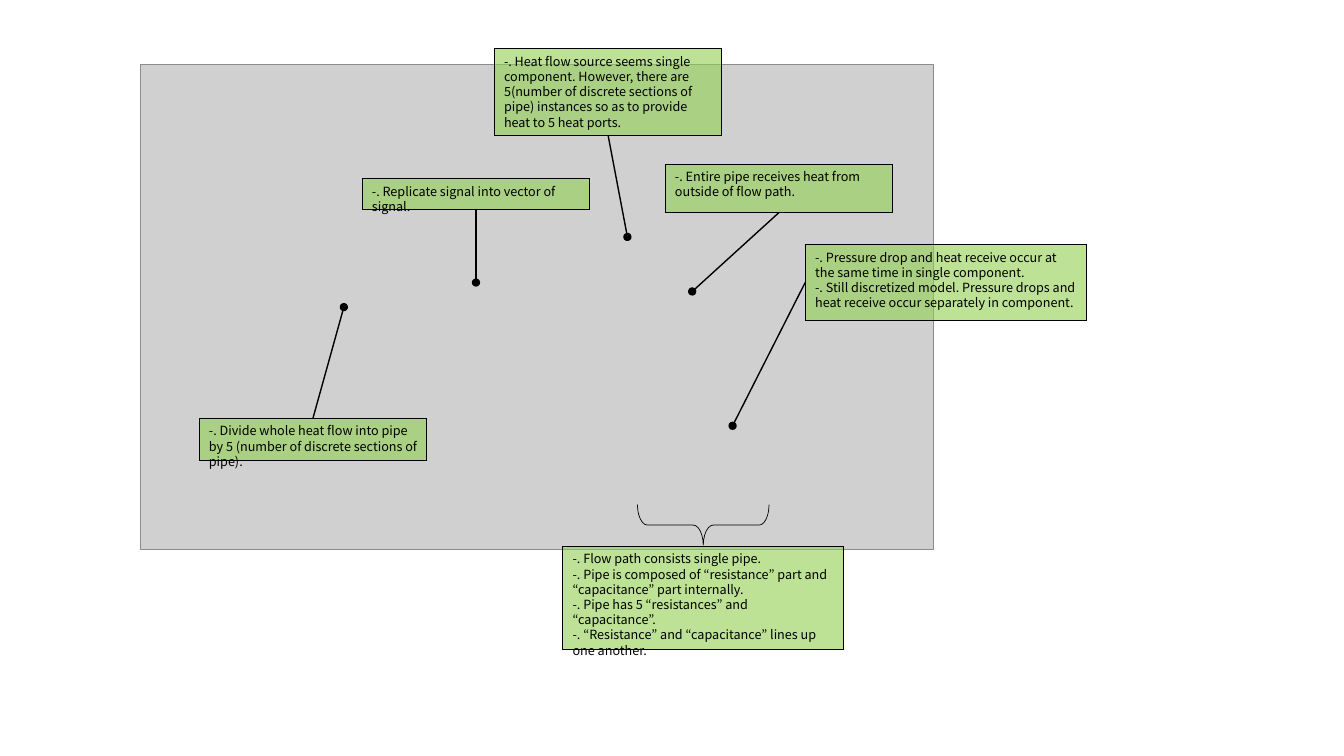
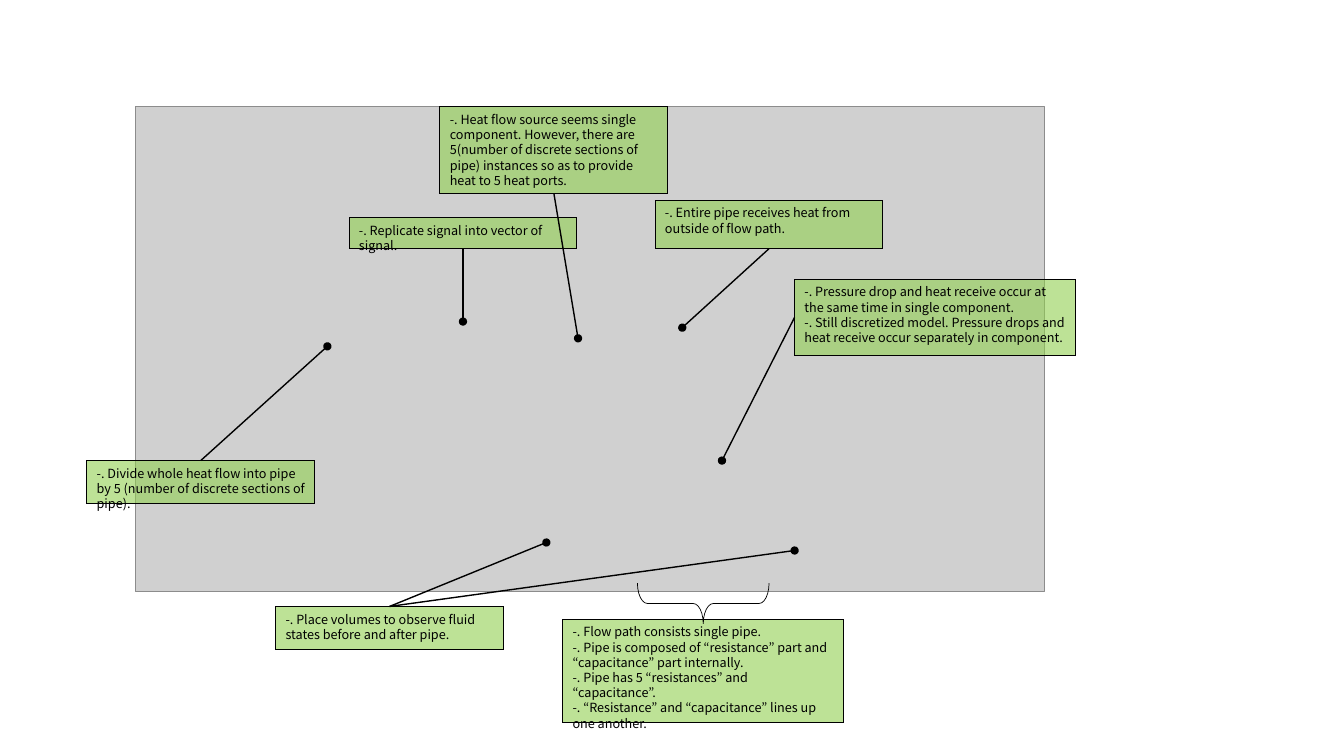
Before and after one commit to zeta-plusplus/WalkingInWorldOfThermoFluid, a slide deck: slide 4 of figs/makeFigs.pptx. Drawn at 1344x756 pixels with LibreOffice and Linux fonts; fonts in the diff are those of the drawing; grey boxes stand for pictures. Boxes give left, top, right and bottom in pixels: in the first picture for what was removed or moved away, otherwise in the second. Text is boxed around its words. In the diff, an @@ line names an element or a change of style, - is before the commit and + after.

```diff
--- a/figs/makeFigs.pptx
+++ b/figs/makeFigs.pptx
@@ picture: place and size @@
-picture at [141, 65, 934, 549]
+picture at [135, 107, 1045, 592]
@@ rectangle "-. Heat flow source seems ...": place and size @@
-rectangle "-. Heat flow source seems ..." at [494, 48, 722, 135]
+rectangle "-. Heat flow source seems ..." at [440, 107, 667, 194]
@@ arrow moved from (608, 135) - (627, 237) to (555, 194) - (578, 339) @@
@@ rectangle "-. Replicate signal into vector ...": place and size @@
-rectangle "-. Replicate signal into vector ..." at [362, 178, 590, 210]
+rectangle "-. Replicate signal into vector ..." at [349, 218, 577, 249]
@@ arrow moved from (476, 210) - (476, 282) to (463, 249) - (463, 322) @@
@@ 2 rectangles, 2 arrows: place and size @@
-2 rectangles, 2 arrows at [665, 164, 1087, 425]
+2 rectangles, 2 arrows at [655, 201, 1076, 461]
@@ arrow moved from (313, 418) - (344, 308) to (201, 461) - (328, 347) @@
@@ rectangle "-. Divide whole heat flow ...": place and size @@
-rectangle "-. Divide whole heat flow ..." at [199, 418, 426, 461]
+rectangle "-. Divide whole heat flow ..." at [87, 461, 315, 503]
@@ arrow added from (390, 607) to (546, 542), #000000 1 pt @@
@@ arrow added from (390, 607) to (795, 551), #000000 1 pt @@
@@ right brace: place and size @@
-right brace at [637, 506, 769, 546]
+right brace at [637, 583, 769, 624]
@@ rectangle added at [275, 607, 503, 649], fill #92D050 at 60% opacity, outline #000000 0.75 pt, 9.1 pt, text #000000 @@
+-. Place volumes to observe fluid states before and after pipe.
@@ rectangle "-. Flow path consists single ...": place and size @@
-rectangle "-. Flow path consists single ..." at [563, 546, 844, 649]
+rectangle "-. Flow path consists single ..." at [563, 619, 844, 722]
```
Also in this commit, not shown: 3 slides added, 1 slide removed, 3 other files.
